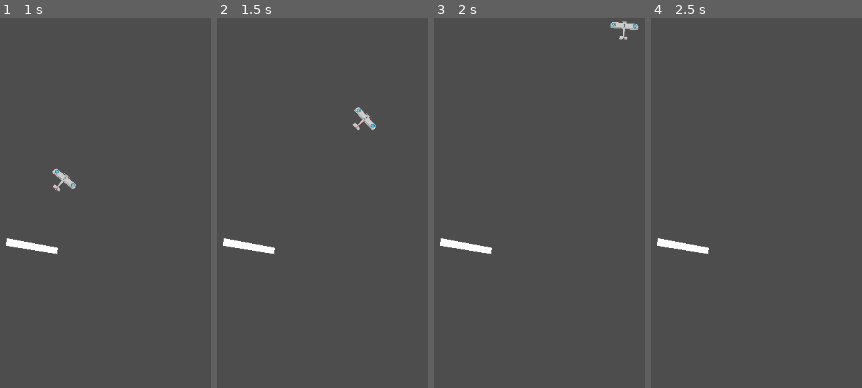
Above: before the commit, frames 1-4 (left to right).
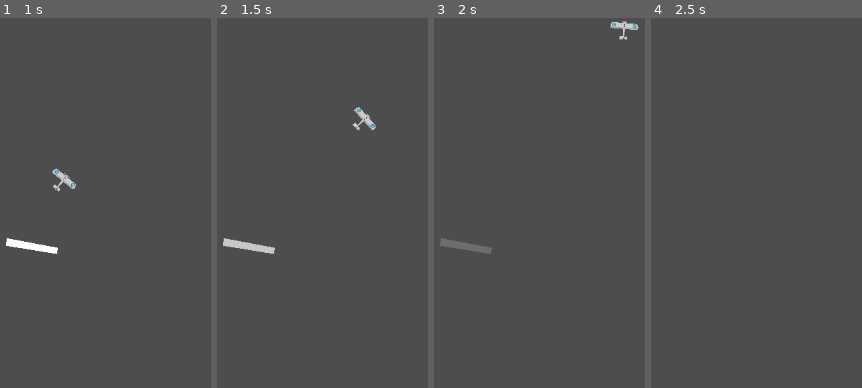
Above: after the commit, the same moments.

Repository: Levartar/2025-Brackeys-Game-Jam
Game: Godot game, scene res://scenes/game.tscn
Two runs of this game, one before a commit and one after it. Both use one fixed random seed, a clock stepped at 60 frames per second and the inputs below.
Inputs:
- Up to frame 1 (1 s): hold D (right) from 0.53 s (still down); tap Space (deploy) at 0.6 s
- Up to frame 2 (1.5 s): release D (right) at 1.28 s; hold A (left) from 1.28 s (still down); tap Space (deploy) at 1.35 s
- Up to frame 3 (2 s): keep holding A (left)
- Up to frame 4 (2.5 s): release A (left) at 2.03 s; hold D (right) from 2.03 s (still down); tap Space (deploy) at 2.1 s

Frame 1 is identical in both runs. In frame 2, 0.5% of the frame differs, in the area x 2-28%, y 59-64%; in frame 3, 0.5%; in frame 4, 0.5%.

Commit message:
added fade out to trail

Diff:
--- a/scripts/trail.gd
+++ b/scripts/trail.gd
@@ -2,6 +2,7 @@
 
 @export var max_points: int = 100
 @export var min_distance: int = 5
+@export var longevity: float = 0.5
 
 var plane: CharacterBody2D
 var is_active: bool = true
@@ -23,3 +24,8 @@
 
 func deactivate() -> void:
   is_active = false
+  await get_tree().create_timer(longevity).timeout
+  var tween = get_tree().create_tween()
+  tween.tween_property(self, "modulate:a", 0.0, 1.0)
+  await tween.finished
+  queue_free()
